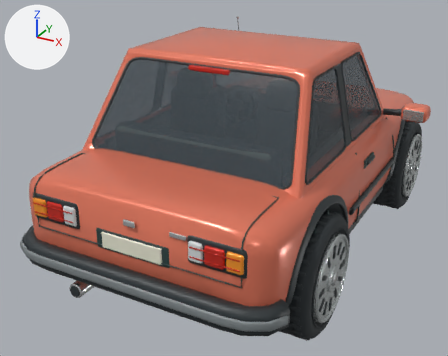
An edit to the FBX model unity/Assets/Resources/Cars/marlow.fbx, drawn before and after from the same camera.
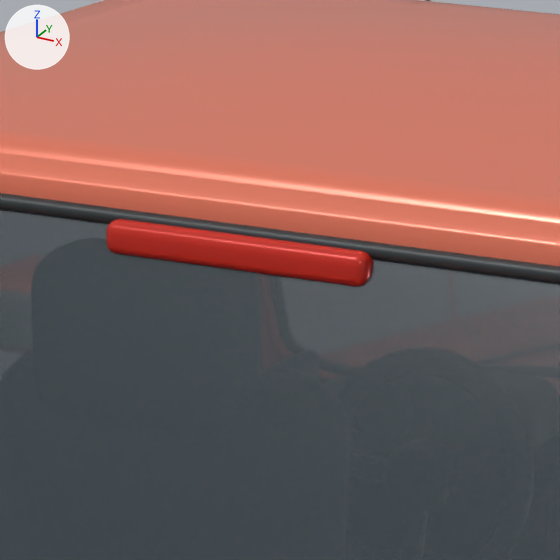
Each version is shown whole from a camera (50 mm lens) standing at (1.963, -4.191, 2.498) and looking at (-0.201, -0.257, 0.531), then close up on the part from 38% to 58% of the width and 9% to 33% of the height. Every picture has the same lights, and +X, +Y and +Z are marked at upper left. The last two pictures show the newer version. Where no turn or scale is listed for an object, it has been applied to the vertices. Vertices at exactly the same position are counted once.

The first close-up shows 'Body'.
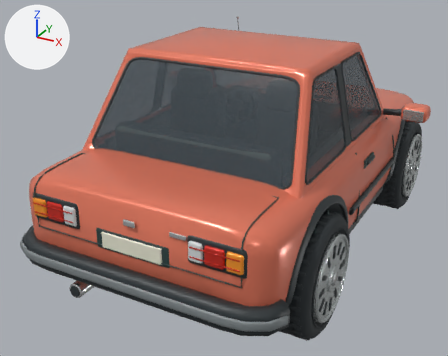
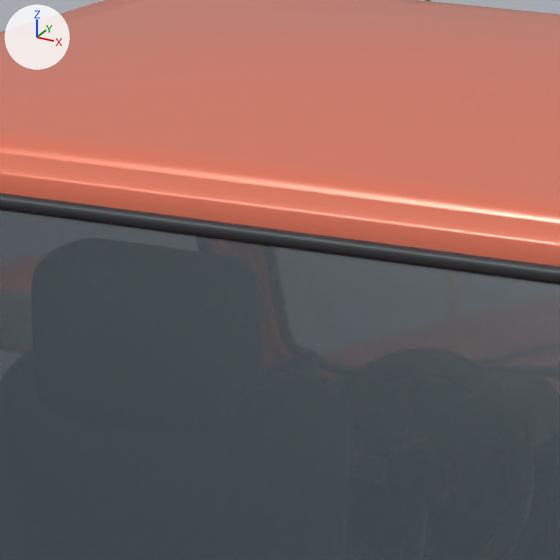
Where the newer file only moved an object's origin or applied its transform, the numbers keep the older frame.

Location of each change, (x1, y1, x2, y2) in pixels of the close-ups (560 x 560 px):
part 1 of me_continuous_formed_body_shell, deleted
    before: (106, 219, 373, 286)

The change in detail:
me_continuous_formed_body_shell is used by ob_body; location (0.0, 0.0, 0.0).
me_continuous_formed_body_shell had 20677 vertices, 20067 faces and spanned x -1.16..1.16, y -1.82..1.83, z 0.25..1.65.
me_continuous_formed_body_shell now has 20581 vertices, 19969 faces and spans x -1.16..1.16, y -1.82..1.83, z 0.25..1.65.
me_continuous_formed_body_shell part 1: the loose piece of 96 vertices spanning x -0.15..0.15, y -0.83..-0.8, z 1.52..1.56 is deleted.
